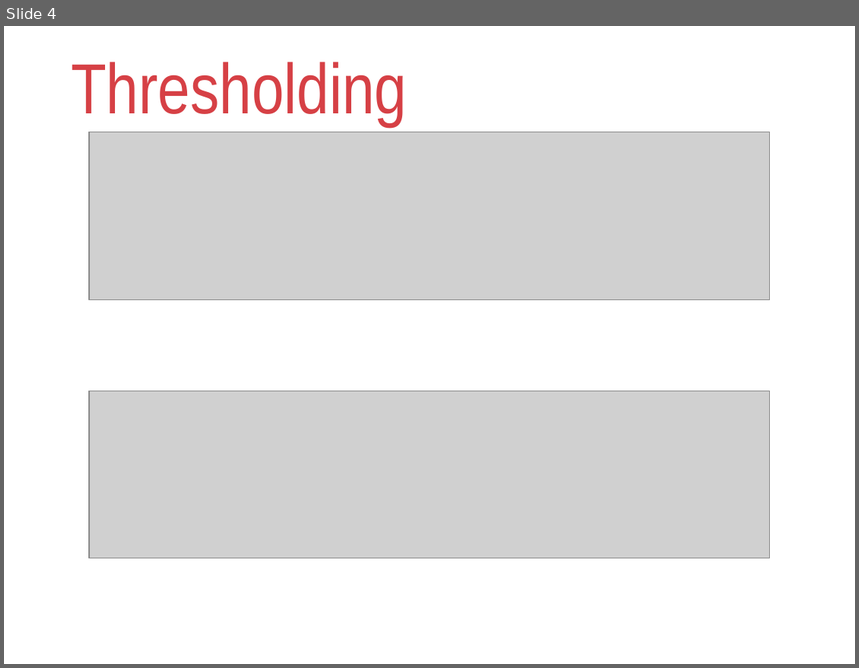
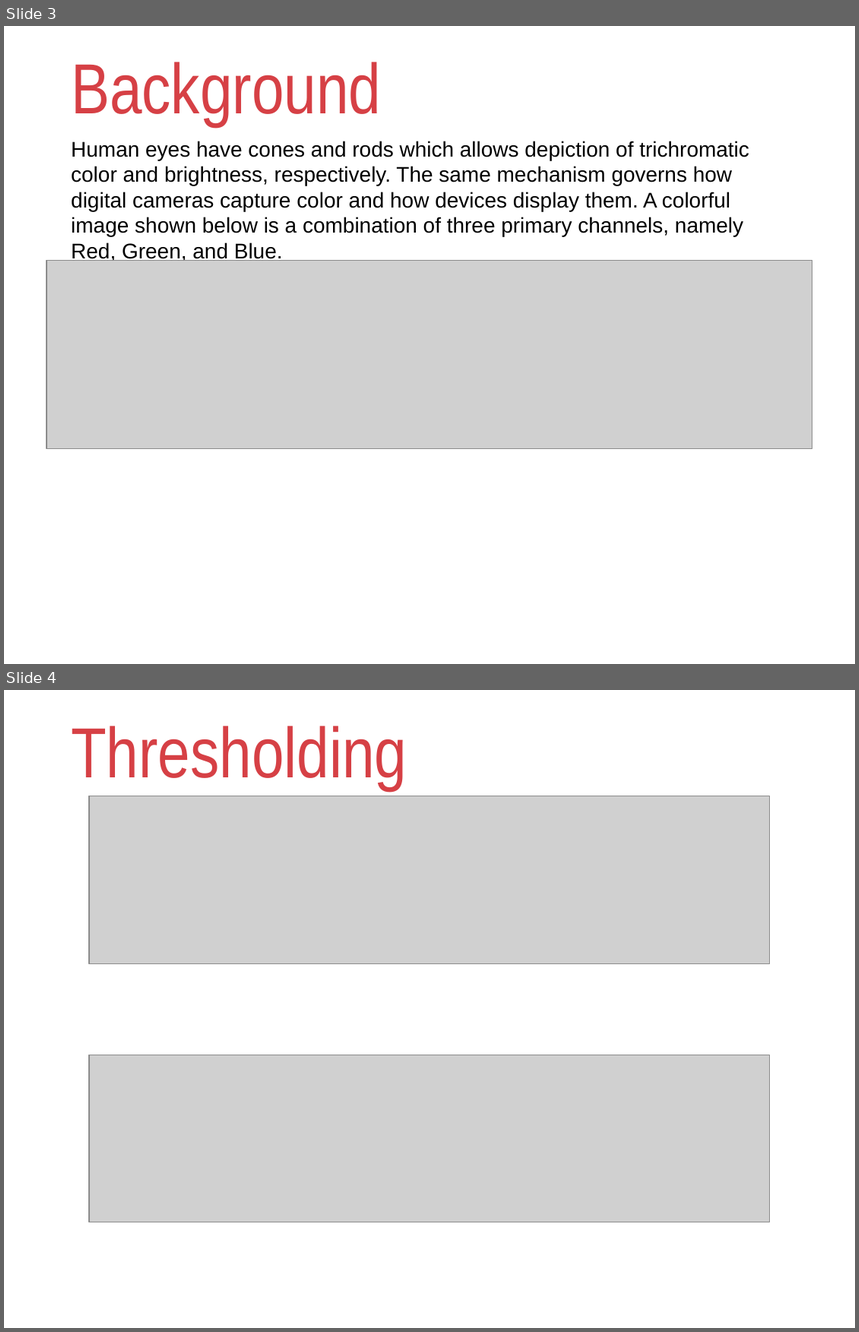
Before and after one commit to reneprincipejr/Physics-301, a slide deck: 01 Color Segmentation/Activity 1 - Color Segmentation.pptx. Shown one above the other, each under a label of ours: slide 4 before the commit, slides 3 and 4 after it. The pictures are 859x668 and 859x1332 pixels, drawn with LibreOffice and Linux fonts; fonts in the diff are those of the drawing; grey boxes stand for pictures; background and template pictures are left out. Boxes give left, top, right and bottom in pixels: in the first picture for what was removed or moved away, otherwise in the second. Text is boxed around its words. In the diff, an @@ line names an element or a change of style, - is before the commit and + after.

```diff
--- a/01 Color Segmentation/Activity 1 - Color Segmentation.pptx
+++ b/01 Color Segmentation/Activity 1 - Color Segmentation.pptx
@@ slide 3 added at (4,26,855,664), background #FFFFFF @@
@@ title added at (71,62,381,127), 60 pt, text #D64045 @@
+Background
@@ text added at (71,141,750,262), 18 pt, text #000000 @@
+Human eyes have cones and rods which allows depiction of trichromatic color and brightness, respectively. The same mechanism governs how digital cameras capture color and how devices display them. A colorful image shown below is a combination of three primary channels, namely Red, Green, and Blue.
@@ picture added at (47,260,813,449) @@
```
Also in this commit, not shown: 3 other slides added, 2 slides removed, 18 other files.
